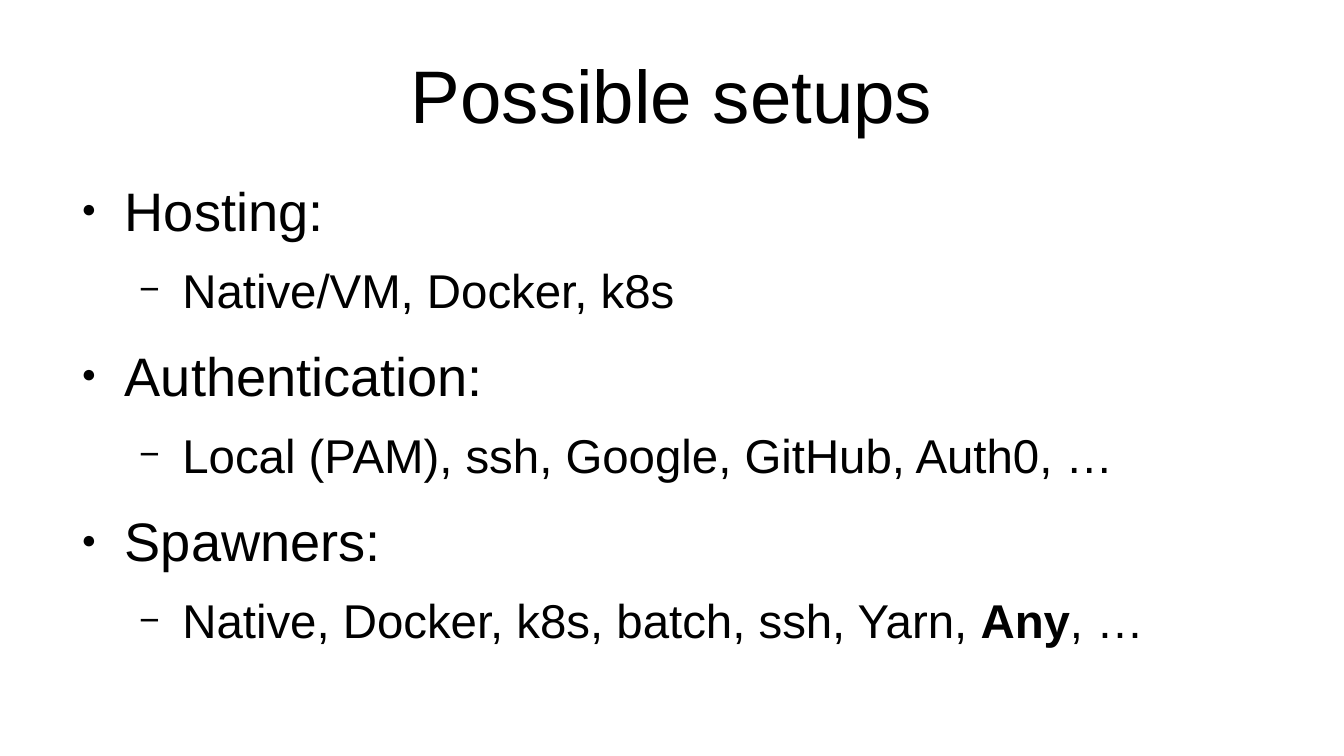
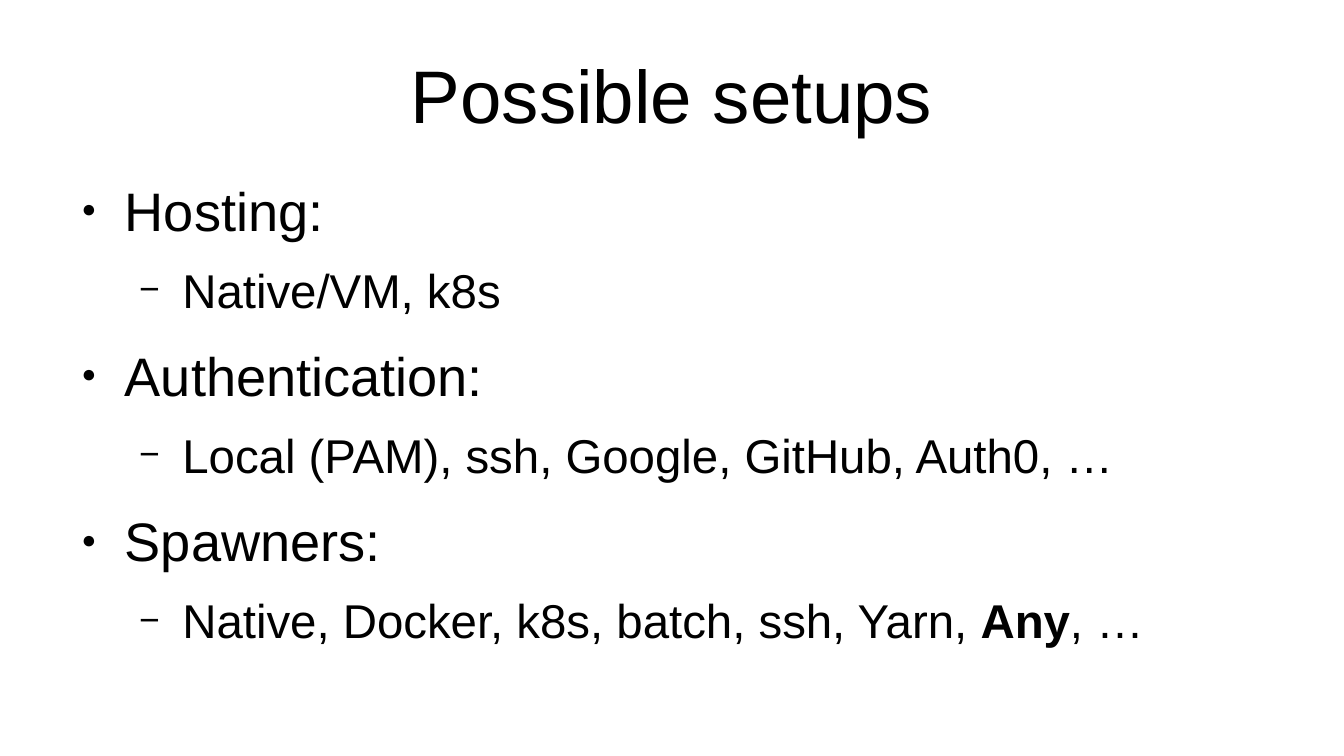
Before and after one commit to jeandet/PICo_Jupyter, a slide deck: slide 11 of PICoJupyter14042022Jeandet.odp (slide 10 before the commit). Drawn at 1344x756 pixels with LibreOffice and Linux fonts; fonts in the diff are those of the drawing. Boxes give left, top, right and bottom in pixels: in the first picture for what was removed or moved away, otherwise in the second. Text is boxed around its words. In the diff, an @@ line names an element or a change of style, - is before the commit and + after.

```diff
--- a/PICoJupyter14042022Jeandet.odp
+++ b/PICoJupyter14042022Jeandet.odp
@@ text at [182,273,501,314]: text changed @@
-  − Native/VM, Docker, k8s
+  − Native/VM, k8s
```
Also in this commit, not shown: 10 other slides changed, 5 slides added, 12 other files.
